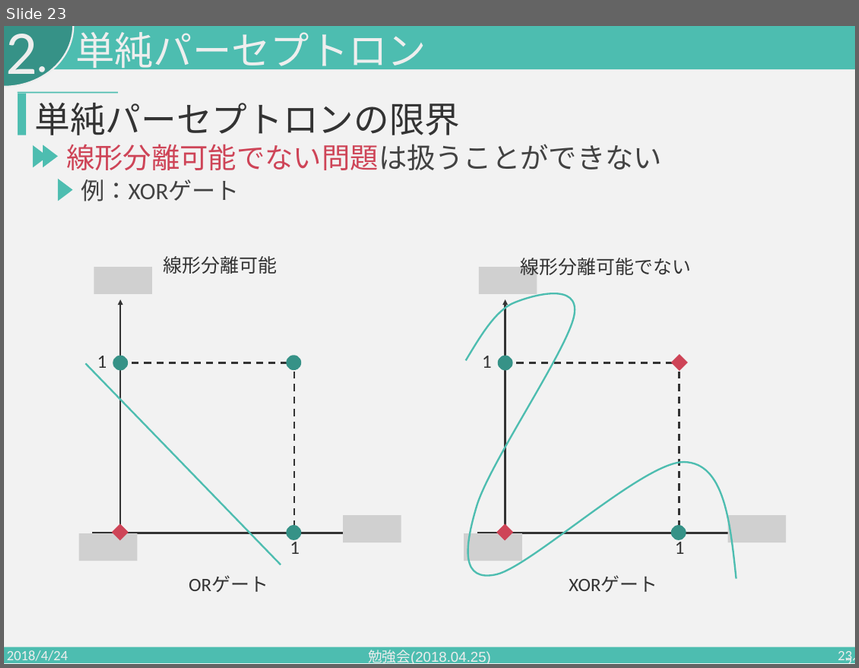
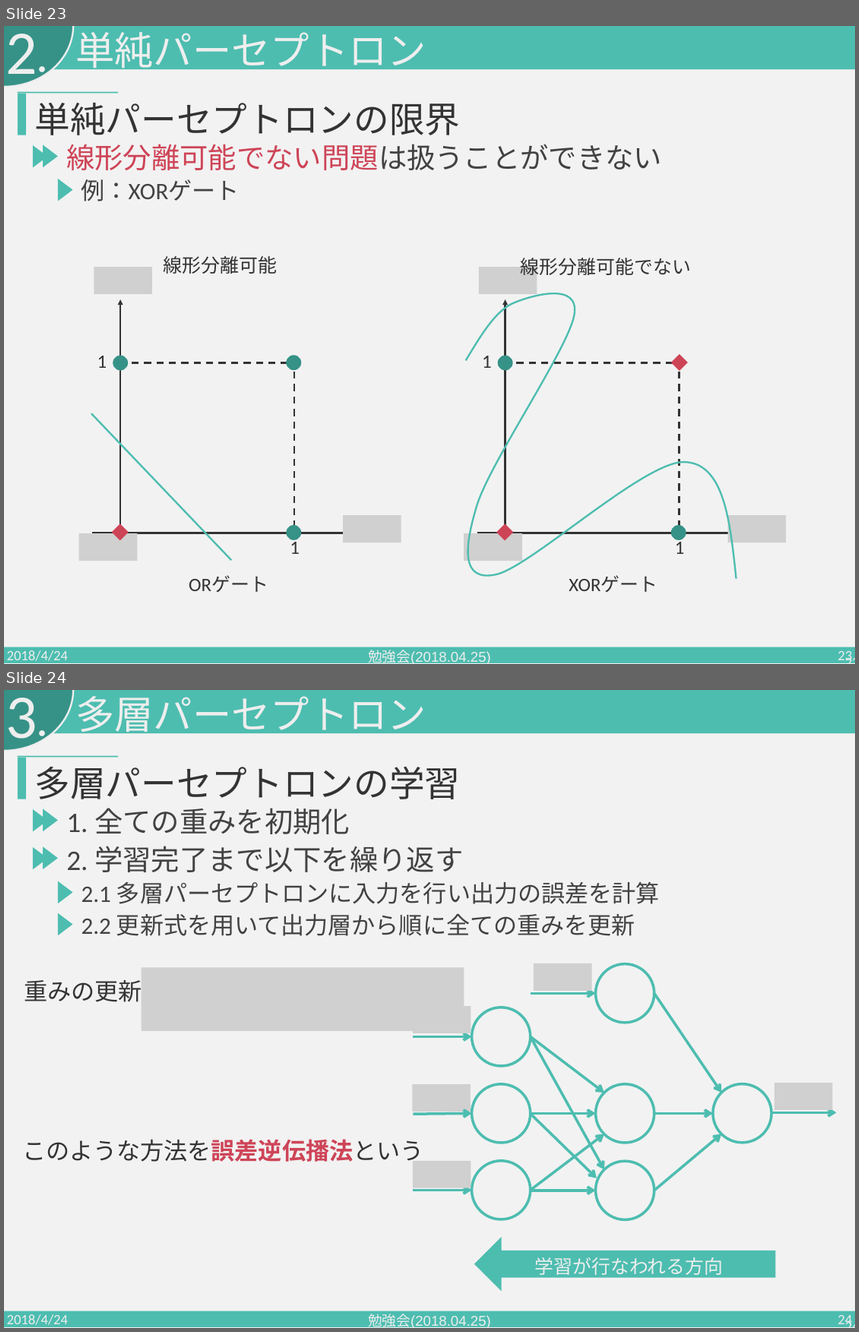
Before and after one commit to PajamaDrive/lab-study, a slide deck: 勉強会2018.04.25.pptx. Shown one above the other, each under a label of ours: slide 23 before the commit, slides 23 and 24 after it. The pictures are 859x668 and 859x1332 pixels, drawn with LibreOffice and Linux fonts; fonts in the diff are those of the drawing; grey boxes stand for pictures. Boxes give left, top, right and bottom in pixels: in the first picture for what was removed or moved away, otherwise in the second. Text is boxed around its words. In the diff, an @@ line names an element or a change of style, - is before the commit and + after.

```diff
--- a/勉強会2018.04.25.pptx
+++ b/勉強会2018.04.25.pptx
@@ slide 24 added at <box>4,690,855,1328</box>, background #F2F2F2; not listed: 4 template elements that a slide beside it also shows @@
@@ text added at <box>6,698,37,753</box>, 105 pt, text #EEEEEE @@
+3
@@ text added at <box>75,696,427,739</box>, 66 pt, text #EEEEEE @@
+多層パーセプトロン
@@ rectangle added at <box>18,757,26,799</box>, fill #4DBDB0 @@
@@ rectangle added at <box>18,756,118,758</box>, fill #4DBDB0 @@
@@ text added at <box>34,766,460,799</box>, 60 pt, text #333333 @@
+多層パーセプトロンの学習
@@ triangle added at <box>33,809,48,831</box>, fill #4DBDB0 @@
@@ triangle added at <box>44,809,58,831</box>, fill #4DBDB0 @@
@@ text added at <box>66,808,350,834</box>, 48 pt, text #424242 @@
+1. 全ての重みを初期化
@@ triangle added at <box>33,847,48,869</box>, fill #4DBDB0 @@
@@ triangle added at <box>44,847,58,869</box>, fill #4DBDB0 @@
@@ text added at <box>66,846,463,872</box>, 48 pt, text #424242 @@
+2. 学習完了まで以下を繰り返す
@@ triangle added at <box>58,881,73,904</box>, fill #4DBDB0 @@
@@ text added at <box>82,882,660,904</box>, 40 pt, text #424242 @@
+2.1 多層パーセプトロンに入力を行い出力の誤差を計算
@@ triangle added at <box>58,913,73,935</box>, fill #4DBDB0 @@
@@ text added at <box>82,914,636,936</box>, 40 pt, text #424242 @@
+2.2 更新式を用いて出力層から順に全ての重みを更新
@@ text added at <box>24,980,189,1002</box>, 40 pt, text #333333 @@
+重みの更新式：
@@ picture added at <box>142,968,464,1031</box> @@
@@ group added at <box>413,964,836,1292</box>: 14 arrows, 7 ellipses, 5 pictures, 1 right arrow, 1 text @@
+学習が行なわれる方向
@@ text added at <box>22,1139,424,1162</box>, 40 pt, text #333333 @@
+このような方法を誤差逆伝播法という
@@ text added at <box>7,1315,69,1328</box>, 24 pt, text #EEEEEE @@
+2018/4/24
@@ text added at <box>368,1314,491,1328</box>, 24 pt, text #EEEEEE @@
+勉強会(2018.04.25)
@@ page number added at <box>672,1309,855,1328</box>, 24 pt, text #EEEEEE @@
+24
@@ page number added at <box>838,1315,852,1328</box>, 24 pt, text #EEEEEE @@
+24
@@ slide 23 changed as well @@
@@ line moved from (86, 363) - (281, 566) to (91, 414) - (231, 560) @@
```
Also in this commit, not shown: 16 other slides changed, 1 other slide added.
